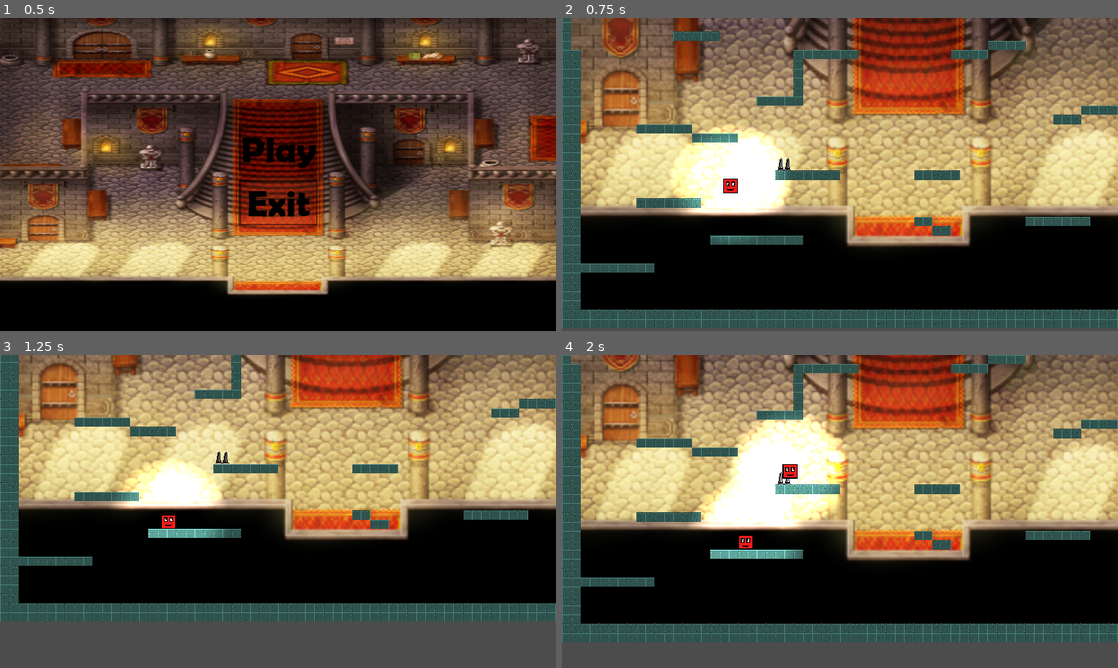
Above: before the commit, frames 1-4 (two rows, left to right).
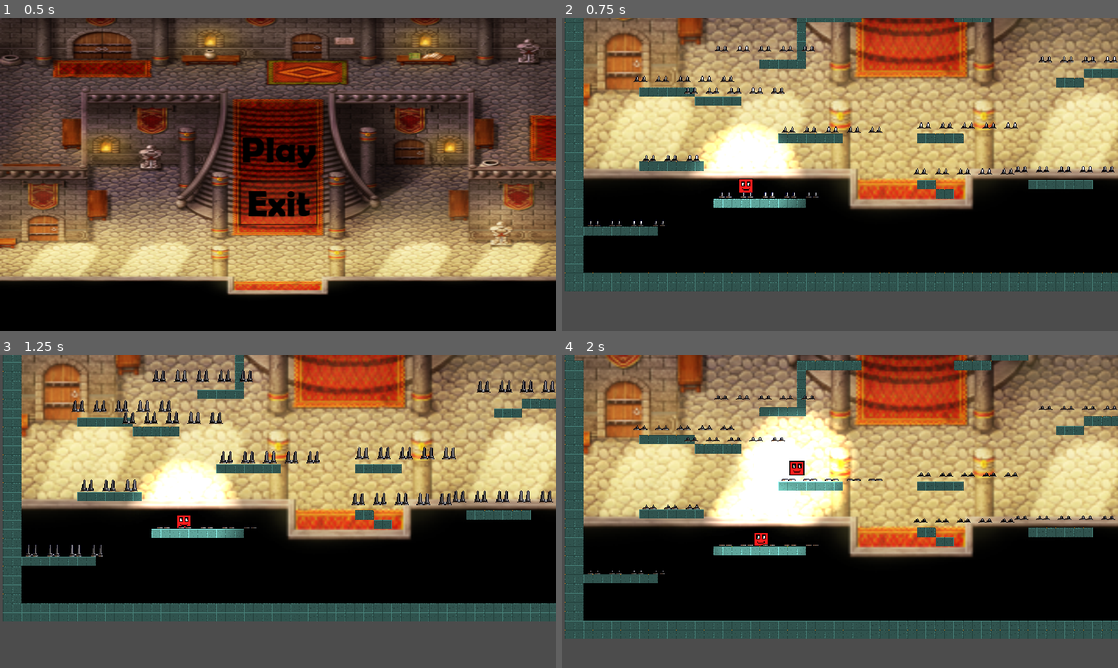
Above: after the commit, the same moments.

Repository: Triggered41/Linker
Game: Godot game, scene res://Scenes/GUI/Main_Menu.tscn
The game is run twice, just before and just after one commit, with the same random seed, the same clock (stepped at 60 frames per second) and the same inputs.
Inputs:
- Up to frame 1 (0.5 s): no input
- Up to frame 2 (0.75 s): click "Play" at 0.5 s
- Up to frame 3 (1.25 s): no input
- Up to frame 4 (2 s): hold Right (ui_right) from 1.28 s (still down); tap F (Action) at 1.35 s; tap Space (ui_select) at 1.52 s

Frame 1 is identical in both runs. In frame 2, 71% of the frame differs, in the area x 0-100%, y 0-100%; in frame 3, 18%; in frame 4, 31%.

Commit message:
can trigger traps

Diff:
--- a/Assets/Spikes.gd
+++ b/Assets/Spikes.gd
@@ -1,21 +1,42 @@
-extends Area2D
+tool
+extends Node2D
 
+export(int, 1, 50) var traps_number := 0
+export(int, 47, 200) var spacing := 55.0
+var current_space = 47.0
+var kill_once = true
 
-# Declare member variables here. Examples:
-# var a = 2
-# var b = "text"
+func _ready():
+	if !Engine.editor_hint:
+		update_spikes()
 
+func _physics_process(delta):
+	if Engine.editor_hint:
+		if get_child_count() != traps_number or spacing != current_space:
+			update_spikes()
 
-# Called when the node enters the scene tree for the first time.
-func _ready():
-	pass # Replace with function body.
+func _on_Spikes_body_entered(body):
+	if body.is_in_group("player") and body.has_method("kill") and !Engine.editor_hint:
+		if kill_once:
+			kill_once = false
+			body.kill()
+			disable_trap()
 
+func disable_trap():
+	for i in get_child_count():
+		get_child(i).get_node("AnimatedSprite").playing = false
+		get_child(i).get_node("AnimatedSprite").frame = 0
+		get_child(i).get_node("CollisionShape2D").queue_free()
+		get_child(i).get_node("AnimationPlayer").queue_free()
 
-# Called every frame. 'delta' is the elapsed time since the previous frame.
-#func _process(delta):
-#	pass
+func update_spikes():
+	for i in get_child_count():
+		get_child(i).queue_free()
 
-
-func _on_Spikes_body_entered(body:Node):
-	if body.is_in_group("player") and body.has_method("kill"):
-		body.kill()
+	for i in traps_number:
+		var trap = load("res://Assets/indi_Spikes.tscn")
+		var spike = trap.instance() as Area2D
+		spike.connect("body_entered", self, "_on_Spikes_body_entered")
+		add_child(spike)
+		spike.position.x = spacing * i
+	current_space = spacing
--- a/Assets/Spikes.tscn
+++ /dev/null
@@ -1,78 +0,0 @@
-[gd_scene load_steps=7 format=2]
-
-[ext_resource path="res://Assets/Spike_spriteSheet.png" type="Texture" id=1]
-[ext_resource path="res://Assets/Spikes.gd" type="Script" id=2]
-
-[sub_resource type="StreamTexture" id=1]
-flags = 4
-
-[sub_resource type="TileSet" id=2]
-0/name = "Sprite"
-0/texture = SubResource( 1 )
-0/tex_offset = Vector2( 0, 0 )
-0/modulate = Color( 1, 1, 1, 1 )
-0/region = Rect2( 0, 0, 192, 192 )
-0/tile_mode = 0
-0/occluder_offset = Vector2( 96, 96 )
-0/navigation_offset = Vector2( 96, 96 )
-0/shape_offset = Vector2( 0, 0 )
-0/shape_transform = Transform2D( 1, 0, 0, 1, 0, 0 )
-0/shape_one_way = false
-0/shape_one_way_margin = 0.0
-0/shapes = [  ]
-0/z_index = 0
-
-[sub_resource type="Animation" id=3]
-resource_name = "Spike_anim"
-tracks/0/type = "value"
-tracks/0/path = NodePath("spikes:frame")
-tracks/0/interp = 1
-tracks/0/loop_wrap = true
-tracks/0/imported = false
-tracks/0/enabled = true
-tracks/0/keys = {
-"times": PoolRealArray( 0, 0.1, 0.2, 0.3, 0.4, 0.5, 0.6, 0.7, 0.8, 0.9, 1 ),
-"transitions": PoolRealArray( 1, 1, 1, 1, 1, 1, 1, 1, 1, 1, 1 ),
-"update": 1,
-"values": [ 1, 2, 3, 4, 5, 6, 7, 8, 9, 10, 11 ]
-}
-tracks/1/type = "value"
-tracks/1/path = NodePath("CollisionShape2D:shape:extents")
-tracks/1/interp = 1
-tracks/1/loop_wrap = true
-tracks/1/imported = false
-tracks/1/enabled = true
-tracks/1/keys = {
-"times": PoolRealArray( 0, 0.4, 0.5, 0.6, 0.7 ),
-"transitions": PoolRealArray( 1, 1, 1, 1, 1 ),
-"update": 0,
-"values": [ Vector2( 17.568, 3.072 ), Vector2( 17.568, 3.072 ), Vector2( 17.5679, 20.1128 ), Vector2( 17.5679, 20.1128 ), Vector2( 17.568, 3.072 ) ]
-}
-
-[sub_resource type="RectangleShape2D" id=4]
-extents = Vector2( 17.5679, 20.1128 )
-
-[node name="Spikes" type="Area2D"]
-script = ExtResource( 2 )
-
-[node name="spikes" type="Sprite" parent="."]
-texture = ExtResource( 1 )
-hframes = 5
-vframes = 3
-frame = 6
-region_rect = Rect2( 456, 264, 48, 42 )
-
-[node name="TileMap" type="TileMap" parent="."]
-tile_set = SubResource( 2 )
-format = 1
-
-[node name="AnimationPlayer" type="AnimationPlayer" parent="."]
-anims/Spike_anim = SubResource( 3 )
-
-[node name="CollisionShape2D" type="CollisionShape2D" parent="."]
-position = Vector2( 0.0158272, -2.89542 )
-shape = SubResource( 4 )
-
-[node name="CanvasLayer" type="CanvasLayer" parent="."]
-
-[connection signal="body_entered" from="." to="." method="_on_Spikes_body_entered"]
--- /dev/null
+++ b/Assets/Spikes_Series.tscn
@@ -0,0 +1,8 @@
+[gd_scene load_steps=2 format=2]
+
+[ext_resource path="res://Assets/Spikes.gd" type="Script" id=2]
+
+[node name="Spikes_Series" type="Node2D"]
+script = ExtResource( 2 )
+traps_number = 1
+spacing = 75.0
--- /dev/null
+++ b/Assets/indi_Spikes.tscn
@@ -0,0 +1,93 @@
+[gd_scene load_steps=17 format=2]
+
+[ext_resource path="res://Assets/Spike_spriteSheet.png" type="Texture" id=1]
+
+[sub_resource type="RectangleShape2D" id=15]
+extents = Vector2( 17.568, 5.94505 )
+
+[sub_resource type="Animation" id=16]
+resource_name = "Spike_anim"
+loop = true
+tracks/0/type = "value"
+tracks/0/path = NodePath("CollisionShape2D:shape:extents")
+tracks/0/interp = 1
+tracks/0/loop_wrap = true
+tracks/0/imported = false
+tracks/0/enabled = true
+tracks/0/keys = {
+"times": PoolRealArray( 0.5, 0.6, 0.9 ),
+"transitions": PoolRealArray( 1, 1, 1 ),
+"update": 0,
+"values": [ Vector2( 17.568, 6.33833 ), Vector2( 17.568, 20.7324 ), Vector2( 17.568, 5.15849 ) ]
+}
+
+[sub_resource type="AtlasTexture" id=3]
+atlas = ExtResource( 1 )
+region = Rect2( 0, 0, 192, 192 )
+
+[sub_resource type="AtlasTexture" id=4]
+atlas = ExtResource( 1 )
+region = Rect2( 192, 0, 192, 192 )
+
+[sub_resource type="AtlasTexture" id=5]
+atlas = ExtResource( 1 )
+region = Rect2( 384, 0, 192, 192 )
+
+[sub_resource type="AtlasTexture" id=6]
+atlas = ExtResource( 1 )
+region = Rect2( 576, 0, 192, 192 )
+
+[sub_resource type="AtlasTexture" id=7]
+atlas = ExtResource( 1 )
+region = Rect2( 768, 0, 192, 192 )
+
+[sub_resource type="AtlasTexture" id=8]
+atlas = ExtResource( 1 )
+region = Rect2( 0, 192, 192, 192 )
+
+[sub_resource type="AtlasTexture" id=9]
+atlas = ExtResource( 1 )
+region = Rect2( 192, 192, 192, 192 )
+
+[sub_resource type="AtlasTexture" id=10]
+atlas = ExtResource( 1 )
+region = Rect2( 384, 192, 192, 192 )
+
+[sub_resource type="AtlasTexture" id=11]
+atlas = ExtResource( 1 )
+region = Rect2( 576, 192, 192, 192 )
+
+[sub_resource type="AtlasTexture" id=12]
+atlas = ExtResource( 1 )
+region = Rect2( 768, 192, 192, 192 )
+
+[sub_resource type="AtlasTexture" id=13]
+atlas = ExtResource( 1 )
+region = Rect2( 0, 384, 192, 192 )
+
+[sub_resource type="AtlasTexture" id=14]
+atlas = ExtResource( 1 )
+region = Rect2( 192, 384, 192, 192 )
+
+[sub_resource type="SpriteFrames" id=17]
+animations = [ {
+"frames": [ SubResource( 3 ), SubResource( 4 ), SubResource( 5 ), SubResource( 6 ), SubResource( 7 ), SubResource( 8 ), SubResource( 9 ), SubResource( 10 ), SubResource( 11 ), SubResource( 12 ), SubResource( 13 ), SubResource( 14 ) ],
+"loop": true,
+"name": "default",
+"speed": 5.0
+} ]
+
+[node name="Spikes" type="Area2D"]
+
+[node name="CollisionShape2D" type="CollisionShape2D" parent="."]
+position = Vector2( 0.0158272, -2.89542 )
+shape = SubResource( 15 )
+
+[node name="AnimationPlayer" type="AnimationPlayer" parent="."]
+autoplay = "Spike_anim"
+anims/Spike_anim = SubResource( 16 )
+
+[node name="AnimatedSprite" type="AnimatedSprite" parent="."]
+frames = SubResource( 17 )
+frame = 4
+playing = true
--- /dev/null
+++ b/Assets/individual_Spikes.tscn
@@ -0,0 +1,93 @@
+[gd_scene load_steps=17 format=2]
+
+[ext_resource path="res://Assets/Spike_spriteSheet.png" type="Texture" id=1]
+
+[sub_resource type="RectangleShape2D" id=1]
+extents = Vector2( 17.568, 5.94505 )
+
+[sub_resource type="Animation" id=2]
+resource_name = "Spike_anim"
+loop = true
+tracks/0/type = "value"
+tracks/0/path = NodePath("CollisionShape2D:shape:extents")
+tracks/0/interp = 1
+tracks/0/loop_wrap = true
+tracks/0/imported = false
+tracks/0/enabled = true
+tracks/0/keys = {
+"times": PoolRealArray( 0.5, 0.6, 0.9 ),
+"transitions": PoolRealArray( 1, 1, 1 ),
+"update": 0,
+"values": [ Vector2( 17.568, 6.33833 ), Vector2( 17.568, 20.7324 ), Vector2( 17.568, 5.15849 ) ]
+}
+
+[sub_resource type="AtlasTexture" id=3]
+atlas = ExtResource( 1 )
+region = Rect2( 0, 0, 192, 192 )
+
+[sub_resource type="AtlasTexture" id=4]
+atlas = ExtResource( 1 )
+region = Rect2( 192, 0, 192, 192 )
+
+[sub_resource type="AtlasTexture" id=5]
+atlas = ExtResource( 1 )
+region = Rect2( 384, 0, 192, 192 )
+
+[sub_resource type="AtlasTexture" id=6]
+atlas = ExtResource( 1 )
+region = Rect2( 576, 0, 192, 192 )
+
+[sub_resource type="AtlasTexture" id=7]
+atlas = ExtResource( 1 )
+region = Rect2( 768, 0, 192, 192 )
+
+[sub_resource type="AtlasTexture" id=8]
+atlas = ExtResource( 1 )
+region = Rect2( 0, 192, 192, 192 )
+
+[sub_resource type="AtlasTexture" id=9]
+atlas = ExtResource( 1 )
+region = Rect2( 192, 192, 192, 192 )
+
+[sub_resource type="AtlasTexture" id=10]
+atlas = ExtResource( 1 )
+region = Rect2( 384, 192, 192, 192 )
+
+[sub_resource type="AtlasTexture" id=11]
+atlas = ExtResource( 1 )
+region = Rect2( 576, 192, 192, 192 )
+
+[sub_resource type="AtlasTexture" id=12]
+atlas = ExtResource( 1 )
+region = Rect2( 768, 192, 192, 192 )
+
+[sub_resource type="AtlasTexture" id=13]
+atlas = ExtResource( 1 )
+region = Rect2( 0, 384, 192, 192 )
+
+[sub_resource type="AtlasTexture" id=14]
+atlas = ExtResource( 1 )
+region = Rect2( 192, 384, 192, 192 )
+
+[sub_resource type="SpriteFrames" id=15]
+animations = [ {
+"frames": [ SubResource( 3 ), SubResource( 4 ), SubResource( 5 ), SubResource( 6 ), SubResource( 7 ), SubResource( 8 ), SubResource( 9 ), SubResource( 10 ), SubResource( 11 ), SubResource( 12 ), SubResource( 13 ), SubResource( 14 ) ],
+"loop": true,
+"name": "default",
+"speed": 5.0
+} ]
+
+[node name="Spikes" type="Area2D"]
+
+[node name="CollisionShape2D" type="CollisionShape2D" parent="."]
+position = Vector2( 0.0158272, -2.89542 )
+shape = SubResource( 1 )
+
+[node name="AnimationPlayer" type="AnimationPlayer" parent="."]
+autoplay = "Spike_anim"
+anims/Spike_anim = SubResource( 2 )
+
+[node name="AnimatedSprite" type="AnimatedSprite" parent="."]
+frames = SubResource( 15 )
+frame = 11
+playing = true
--- a/Scenes/Levels/Player.gd
+++ b/Scenes/Levels/Player.gd
@@ -49,6 +49,8 @@
 		queue_free()
 		CloneData.can_clone = true
 	else:
-		var canvas = CanvasLayer.new()
-		var lose = lose_menu.instance()
-		get_tree().root.add_child(lose)
+		print("DEAD!")
+#		var canvas = CanvasLayer.new()
+#		var lose = lose_menu.instance()
+#		get_tree().root.add_child(canvas)
+#		canvas.add_child(lose)
--- a/Scenes/Levels/temp_level.tscn
+++ b/Scenes/Levels/temp_level.tscn
@@ -1,11 +1,11 @@
-[gd_scene load_steps=10 format=2]
+[gd_scene load_steps=9 format=2]
 
 [ext_resource path="res://Player/Player.tscn" type="PackedScene" id=1]
 [ext_resource path="res://Scenes/Levels/Assets/platform.png" type="Texture" id=2]
 [ext_resource path="res://Scenes/Levels/Assets/light.png" type="Texture" id=3]
 [ext_resource path="res://Scenes/GUI/Assets/main_menuBG.png" type="Texture" id=4]
 [ext_resource path="res://Scenes/Level_Bounds.tscn" type="PackedScene" id=5]
-[ext_resource path="res://Assets/Spikes.tscn" type="PackedScene" id=6]
+[ext_resource path="res://Assets/Spikes_Series.tscn" type="PackedScene" id=6]
 
 [sub_resource type="ConvexPolygonShape2D" id=1]
 points = PoolVector2Array( 0, 0, 32, 0, 32, 32, 0, 32 )
@@ -33,9 +33,8 @@
 } ]
 0/z_index = 0
 
-[sub_resource type="TileSet" id=3]
-
 [node name="temp_level" type="Node2D"]
+position = Vector2( 10.0793, 0 )
 
 [node name="main_menuBG" type="Sprite" parent="."]
 position = Vector2( 1197.02, 139.272 )
@@ -48,11 +47,8 @@
 format = 1
 tile_data = PoolIntArray( -2162688, 0, 0, -2097152, 0, 0, -2097145, 0, 0, -2097144, 0, 0, -2031616, 0, 0, -2031609, 0,  …(10873 unchanged characters)…
 
-[node name="Spikes" parent="TileMap" instance=ExtResource( 6 )]
-position = Vector2( 767.25, 780.59 )
-
 [node name="Player" parent="." instance=ExtResource( 1 )]
-position = Vector2( 581.842, 800.741 )
+position = Vector2( 624.979, 928.411 )
 
 [node name="Light2D" type="Light2D" parent="Player"]
 position = Vector2( 2.27745, -1.19566 )
@@ -62,11 +58,6 @@
 [node name="CanvasModulate" type="CanvasModulate" parent="."]
 visible = false
 color = Color( 0.247059, 0.247059, 0.247059, 1 )
-
-[node name="TileMap2" type="TileMap" parent="."]
-position = Vector2( 5, 0 )
-tile_set = SubResource( 3 )
-format = 1
 
 [node name="Level_Bounds" parent="." instance=ExtResource( 5 )]
 
@@ -82,4 +73,78 @@
 [node name="bottom" parent="Level_Bounds" index="3"]
 position = Vector2( 177.99, 1504.44 )
 
+[node name="Traps" type="Node2D" parent="."]
+
+[node name="Spikes_Series" parent="." instance=ExtResource( 6 )]
+position = Vector2( 99.8687, 1101.34 )
+traps_number = 4
+
+[node name="Spikes_Series2" parent="." instance=ExtResource( 6 )]
+position = Vector2( 553.869, 1003.34 )
+traps_number = 5
+
+[node name="Spikes_Series3" parent="." instance=ExtResource( 6 )]
+position = Vector2( 291.869, 877.343 )
+traps_number = 3
+
+[node name="Spikes_Series4" parent="." instance=ExtResource( 6 )]
+position = Vector2( 771.869, 779.343 )
+traps_number = 5
+
+[node name="Spikes_Series5" parent="." instance=ExtResource( 6 )]
+position = Vector2( 435.286, 643.578 )
+traps_number = 5
+
+[node name="Spikes_Series6" parent="." instance=ExtResource( 6 )]
+position = Vector2( 259.923, 603.98 )
+traps_number = 5
+
+[node name="Spikes_Series7" parent="." instance=ExtResource( 6 )]
+position = Vector2( 539.938, 499.328 )
+traps_number = 5
+
+[node name="Spikes_Series8" parent="." instance=ExtResource( 6 )]
+position = Vector2( 1241.39, 765.2 )
+traps_number = 5
+
+[node name="Spikes_Series9" parent="." instance=ExtResource( 6 )]
+position = Vector2( 1227.25, 923.592 )
+traps_number = 5
+
+[node name="Spikes_Series10" parent="." instance=ExtResource( 6 )]
+position = Vector2( 1575.25, 915.592 )
+traps_number = 5
+
+[node name="Spikes_Series11" parent="." instance=ExtResource( 6 )]
+position = Vector2( 1659.25, 535.592 )
+traps_number = 5
+
+[node name="Spikes_Series12" parent="." instance=ExtResource( 6 )]
+position = Vector2( 1331.25, 331.592 )
+traps_number = 5
+
+[node name="Spikes_Series13" parent="." instance=ExtResource( 6 )]
+position = Vector2( 1241.45, 116.079 )
+traps_number = 5
+
+[node name="Spikes_Series14" parent="." instance=ExtResource( 6 )]
+position = Vector2( 1542.27, -121.882 )
+traps_number = 5
+
+[node name="Spikes_Series15" parent="." instance=ExtResource( 6 )]
+position = Vector2( 1106.75, -162.291 )
+traps_number = 5
+
+[node name="Spikes_Series16" parent="." instance=ExtResource( 6 )]
+position = Vector2( 576.951, -144.332 )
+traps_number = 5
+
+[node name="Spikes_Series17" parent="." instance=ExtResource( 6 )]
+position = Vector2( 159.395, 156.488 )
+traps_number = 5
+
+[node name="Spikes_Series18" parent="." instance=ExtResource( 6 )]
+position = Vector2( 48.5223, -488.591 )
+traps_number = 5
+
 [editable path="Level_Bounds"]
